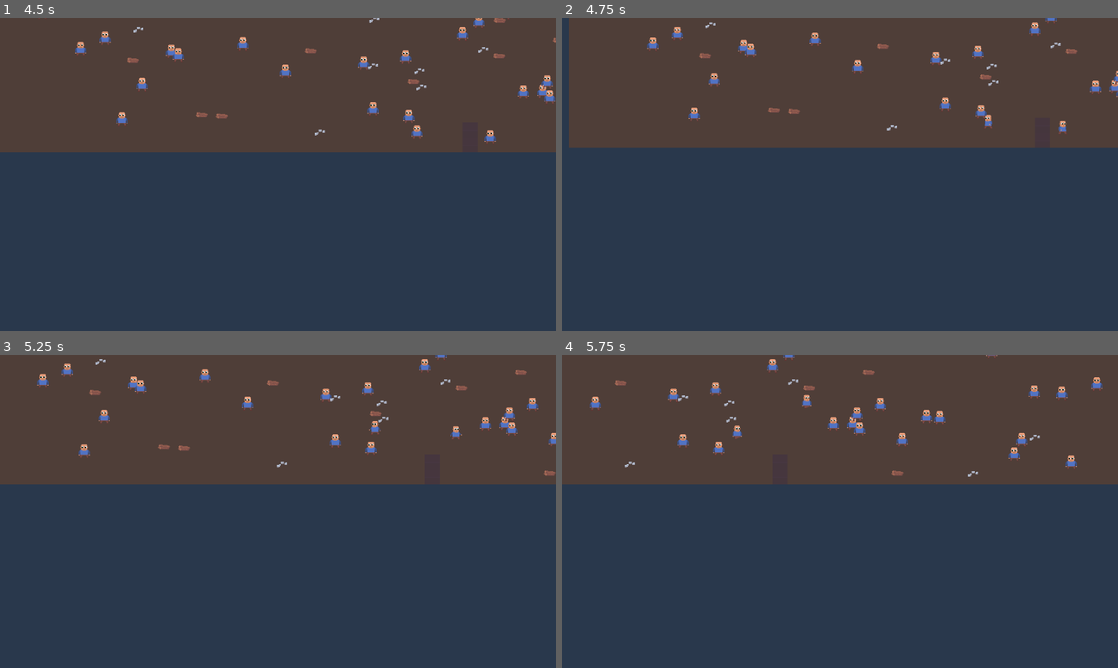
Above: before the commit, frames 1-4 (two rows, left to right).
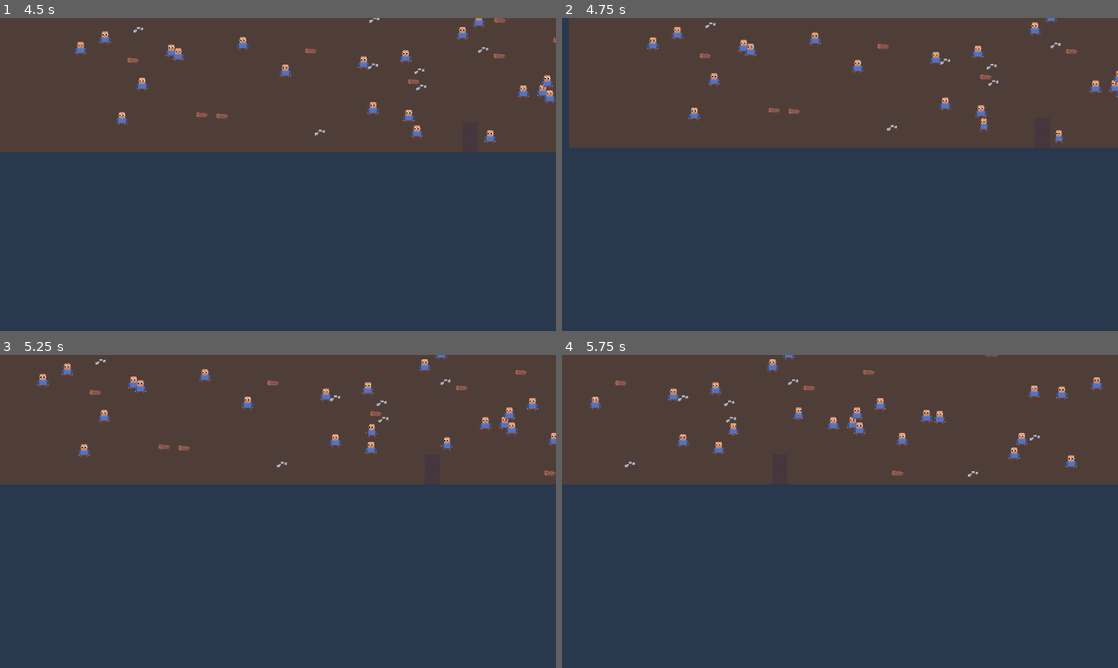
Above: after the commit, the same moments.

Repository: speakk/gnome_village
Game: Godot game, scene res://main.tscn
The game is run twice, just before and just after one commit, with the same random seed, the same clock (stepped at 60 frames per second) and the same inputs.
Inputs (mouse positions are in pixels of both pictures, inside the frame that each line leads up to):
- Up to frame 1 (4.5 s): tap Enter at 0.5 s; move the mouse to (400, 158) at 0.52 s; hold S (pan_camera_down) 0.53-1.28 s; move the mouse to (166, 190) at 1.27 s; tap A (pan_camera_left) at 1.35, 4.35 s; move the mouse to (333, 105) at 2.02 s; hold D (pan_camera_right) 2.03-2.78 s; move the mouse to (250, 237) at 2.77 s; tap W (pan_camera_up) at 2.85 s; move the mouse to (444, 221) at 3.52 s; hold S (pan_camera_down) 3.53-4.28 s; click (444, 221) at 4.15 s; move the mouse to (111, 127) at 4.27 s
- Up to frame 2 (4.75 s): no input
- Up to frame 3 (5.25 s): move the mouse to (305, 511) at 5.02 s; hold D (pan_camera_right) from 5.03 s (still down)
- Up to frame 4 (5.75 s): keep holding D (pan_camera_right)

Frame 1 is identical in both runs. In frame 2, 0.2% of the frame differs, in the area x 75-91%, y 30-40%; in frame 3, 0.2%; in frame 4, 0.2%, in the area x 30-45%, y 12-27%.

Commit message:
Pathfinding works

Diff:
--- a/Events.gd
+++ b/Events.gd
@@ -7,3 +7,5 @@
 signal task_assigner_finished(task_assigner: Variant)
 
 signal map_ready(map: MainMap)
+signal solid_cell_placed(coordinate: Vector2i)
+signal solid_cell_removed(coordinate: Vector2i)
--- a/MainMap.gd
+++ b/MainMap.gd
@@ -6,6 +6,8 @@
 
 const MAP_SIZE_X: int = 60
 const MAP_SIZE_Y: int = 40
+const CELL_SIZE := Vector2i(24, 24)
+
 
 enum Layers {
 	Ground, Building, Materials
--- /dev/null
+++ b/PathFinder.gd
@@ -0,0 +1,28 @@
+extends Node
+
+@onready var astar_grid := AStarGrid2D.new()
+
+func _ready() -> void:
+	Events.map_ready.connect(_map_ready)
+	Events.solid_cell_placed.connect(_solid_cell_placed)
+	Events.solid_cell_removed.connect(_solid_cell_removed)
+
+func _map_ready(map: MainMap) -> void:
+	astar_grid.cell_size = MainMap.CELL_SIZE
+	astar_grid.region = Rect2i(0, 0, MainMap.MAP_SIZE_X, MainMap.MAP_SIZE_Y)
+	astar_grid.update()
+
+func _solid_cell_placed(coordinates: Vector2i) -> void:
+	astar_grid.set_point_solid(coordinates)
+
+func _solid_cell_removed(coordinates: Vector2i) -> void:
+	astar_grid.set_point_solid(coordinates, false)
+
+func get_point_path(from: Vector2i, to: Vector2i) -> PackedVector2Array:
+	return astar_grid.get_point_path(from, to)
+
+func get_id_path(from: Vector2i, to: Vector2i) -> PackedVector2Array:
+	return astar_grid.get_id_path(from, to)
+
+func get_point_position(id: Vector2i) -> Vector2:
+	return astar_grid.get_point_position(id)
--- a/blueprint/Blueprint.gd
+++ b/blueprint/Blueprint.gd
@@ -14,6 +14,7 @@
 	build_progress += amount
 	if is_finished():
 		Events.blueprint_finished.emit(self)
+		Events.solid_cell_placed.emit(Globals.get_map().local_to_map(global_position))
 		modulate = Color.WHITE
 
 func is_finished() -> bool:
--- a/project.godot
+++ b/project.godot
@@ -23,6 +23,7 @@
 BeehaveGlobalMetrics="*res://addons/beehave/metrics/beehave_global_metrics.gd"
 BeehaveGlobalDebugger="*res://addons/beehave/debug/global_debugger.gd"
 Globals="*res://Globals.gd"
+PathFinder="*res://PathFinder.gd"
 
 [debug]
 
--- a/settler/settler.gd
+++ b/settler/settler.gd
@@ -11,6 +11,9 @@
 
 var target: Variant # Vector2 | Null
 var build_target: Blueprint
+
+var path: Variant # PackedVector2Array | Null
+var current_path_index: int = 0
 
 # TODO: If we end up needing this elsewhere, stick it somewhere global
 # This is copied from Beehive which doesn't expose a name for the enum
@@ -33,11 +36,34 @@
 		##print("Ticking?")
 		#current_task.tick()
 
+func get_direction_to_next_path_point() -> Vector2:
+	#print("Next path point: ", PathFinder.get_point_position(path[current_path_index]))
+	#var point_position := PathFinder.get_point_position(path[current_path_index])
+	var point_position := path[current_path_index] as Vector2
+	return global_position.direction_to(Globals.get_map().map_to_local(point_position))
+
+func advance_path_index() -> void:
+	if path:
+		if global_position.distance_to(Globals.get_map().map_to_local(path[current_path_index])) < TARGET_DISTANCE_TRESHOLD / 3:
+			current_path_index += 1
+			if current_path_index > path.size() - 1:
+				# TODO: Emit path finished event if needed?
+				#_finished_path()
+				path = null
+				current_path_index = 0
+
+func _finished_path() -> void:
+	pass
+
 func _physics_process(delta: float) -> void:
 	velocity = Vector2.ZERO
-	if target:
-		#global_position += global_position.direction_to(target) * delta * walk_speed
-		velocity = global_position.direction_to(target) * walk_speed
+	advance_path_index()
+
+	#if target:
+		#velocity = global_position.direction_to(target) * walk_speed
+
+	if path:
+		velocity = get_direction_to_next_path_point() * walk_speed
 
 	if build_target:
 		build_target.increase_build_progress(build_speed * delta)
@@ -83,10 +109,16 @@
 	return current_task.get_last_tick_status()
 
 func set_target(_target: Variant) -> void:
+	if !target or (_target and not (_target as Vector2).is_equal_approx(target)):
+		var map_position_from := Globals.get_map().local_to_map(global_position)
+		var map_position_to := Globals.get_map().local_to_map(_target)
+		path = PathFinder.get_id_path(map_position_from, map_position_to)
+		current_path_index = 0
 	target = _target
+
 
 func set_build_target(_build_target: Variant) -> void:
 	build_target = _build_target
 
 func is_next_to_target(_target: Vector2) -> bool:
-	return global_position.distance_to(_target) <= TARGET_DISTANCE_TRESHOLD
+	return global_position.distance_to(_target) <= TARGET_DISTANCE_TRESHOLD * 2
